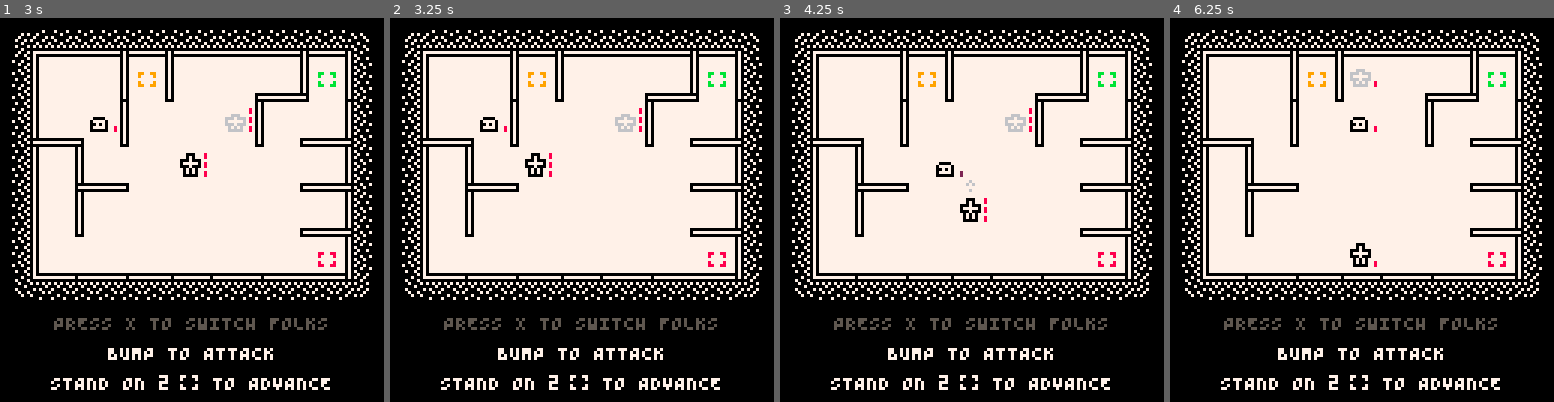
Above: before the commit, frames 1-4 (left to right).
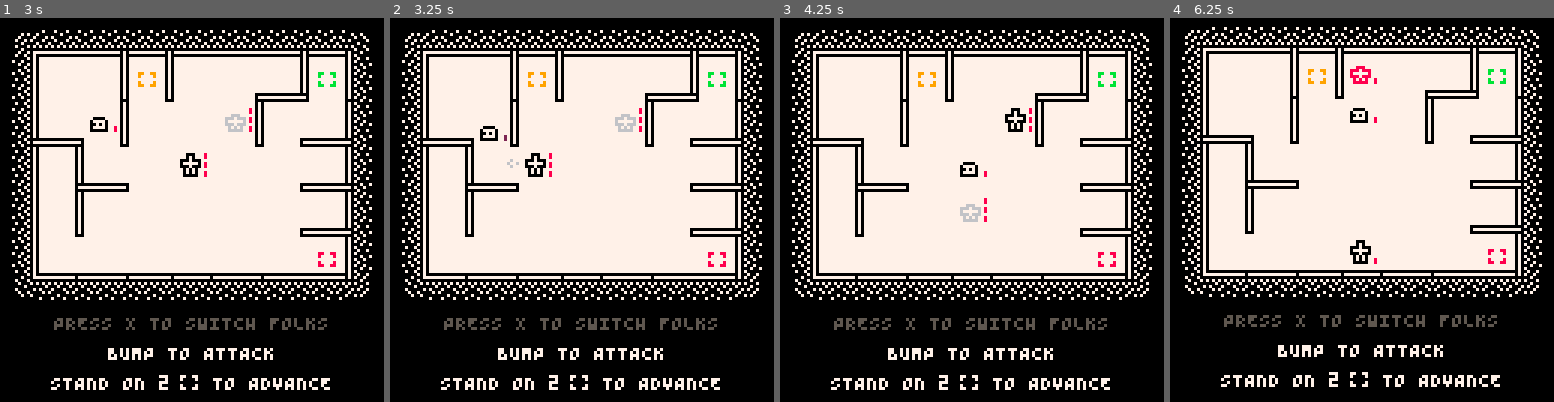
Above: after the commit, the same moments.

Repository: taylordolan/grid-folks
Game: PICO-8 cartridge grid_folks.p8
The game is run twice, just before and just after one commit, with the same random seed, the same clock (stepped at 60 frames per second) and the same inputs.
Inputs:
- Up to frame 1 (3 s): tap X (X key) at 0.33, 1.07, 1.85, 2.97 s; tap O (Z key) at 0.7, 1.7, 2.1, 2.5, 2.9 s; hold Right 1.6-2.1 s; hold Up 2.15-2.42 s; hold Right from 2.47 s (still down)
- Up to frame 2 (3.25 s): release Right at 3.03 s; hold Left from 3.08 s (still down)
- Up to frame 3 (4.25 s): tap O (Z key) at 3.3, 3.7, 4.1 s; release Left at 3.58 s; hold Down 3.63-3.97 s; hold Right from 4.02 s (still down); tap X (X key) at 4.08 s
- Up to frame 4 (6.25 s): tap O (Z key) every 0.4 s from 4.5 to 6.1 s; release Right at 4.68 s; hold Up 4.73-5.03 s; hold Left 5.08-5.68 s; tap X (X key) at 5.2 s; hold Down 5.73-6.03 s; hold Right from 6.08 s (still down)

Frame 1 is identical in both runs. In frame 2, 0.2% of the frame differs, in the area x 23-34%, y 25-40%; in frame 3, 0.7%; in frame 4, 17%, in the area x 3-97%, y 2-97%.

Commit message:
wip trails for dash enemies

Diff:
--- a/grid_folks.p8
+++ b/grid_folks.p8
@@ -17,8 +17,8 @@
 -- [x] make it clearer that buttons get charged when an enemy steps on them
 -- [x] make it clearer that buttons need to be charged in order to heal
 -- [x] smooth out animations on new_num_effect and new_charge
+-- [ ] maybe dash enemies should leave a visual trail
 -- [ ] flash threatened health
--- [ ] maybe dash enemies should leave a visual trail
 -- [ ] make a clearer animation for when timid enemies wait
 -- [ ] optimize pathfinding/movement
 -- [ ] report cpu and framerate in debug mode
@@ -274,7 +274,8 @@
 function shake(dir)
   local a = {0,0}
   local b = {-dir[1],-dir[2]}
-  shakes = {a,a,b,b,b,b,a}
+  local c = {-dir[1]*2,-dir[2]*2}
+  shakes = {a,a,c,c,b,b,a}
 end
 
 function trim(_a)
@@ -481,7 +482,7 @@
 				local _half = {(_here[1] + _next[1]) / 2, _here[2]-4}
 				set_tile(self, next_tile)
 				ani_to(self, {_half, _next}, ani_frames/2, 0)
-				delay = ani_frames * 1.5
+				delay = ani_frames
 				sfx(sounds.jump, 3)
 				p_turn = false
 
@@ -496,7 +497,7 @@
           end
 					new_shot(self, direction)
 					sfx(sounds.shoot, 3)
-					delay = ani_frames * 1.5
+					delay = ani_frames
 					p_turn = false
 
 				-- otherwise, if there's an enemy in the destination, hit it
@@ -506,14 +507,14 @@
 					local here = pos_pix(tile(self))
 					local bump = {here[1] + direction[1] * 4, here[2] + direction[2] * 4}
 					ani_to(self, {bump, here}, ani_frames/2, 0)
-					delay = ani_frames * 1.5
+					delay = ani_frames
 					p_turn = false
 
 				-- otherwise, move to the destination
 				else
 					set_tile(self, next_tile)
 					ani_to(self, {pos_pix(next_tile)}, ani_frames, 0)
-					delay = ani_frames * 1.5
+					delay = ani_frames
 					p_turn = false
 				end
 			end
@@ -722,7 +723,7 @@
       local here = pos_pix(tile(self))
       local bump = {here[1] + direction[1] * 4, here[2] + direction[2] * 4}
       ani_to(self, {bump, here}, ani_frames/2, 2)
-      delay = ani_frames * 1.5
+      delay = ani_frames
       sfx(sounds.enemy_bump, 3)
     end
   end
@@ -731,7 +732,7 @@
     if self.step then
       set_tile(self, self.step)
       ani_to(self, {pos_pix(self.step)}, ani_frames, 0)
-      delay = ani_frames * 1.5
+      delay = ani_frames
     end
   end
 
@@ -863,9 +864,22 @@
     if self.target then
       hit_target(self.target, 1, self.dir)
       local _t = tile(self.target)
+      local _n = tile(self)
+      local _tiles = {_n}
+      while true do
+        _n = add_pairs(_n,self.dir)
+        if pair_equal(_n,_t) then
+          break
+        end
+        add(_tiles, _n)
+        printh(#_tiles)
+      end
+      for i=1, #_tiles do
+        new_pop(pos_pix(_tiles[i]),1,i*8,false)
+      end
       set_tile(self, _t)
       ani_to(self, {pos_pix(_t)}, ani_frames, 0)
-      delay = ani_frames * 1.5
+      delay = ani_frames
       sfx(sounds.enemy_bump, 3)
       self.health = 0
     end
@@ -883,7 +897,7 @@
       set_tile(new_e_baby(), tile(self))
       set_tile(self, self.step)
       ani_to(self, {pos_pix(self.step)}, ani_frames, 0)
-      delay = ani_frames * 1.5
+      delay = ani_frames
       self.stunned = true
     end
   end
@@ -895,7 +909,7 @@
       local here = pos_pix(tile(self))
       local bump = {here[1] + direction[1] * 4, here[2] + direction[2] * 4}
       ani_to(self, {bump, here}, ani_frames/2, 2)
-      delay = ani_frames * 1.5
+      delay = ani_frames
       sfx(sounds.enemy_bump, 3)
       self.stunned = true
     end
@@ -1004,7 +1018,7 @@
     if self.step then
       set_tile(self, self.step)
       ani_to(self, {pos_pix(self.step)}, ani_frames, 0)
-      delay = ani_frames * 1.5
+      delay = ani_frames
 
       local grow_enemies = {}
       for next in all(enemies) do
@@ -1468,22 +1482,31 @@
 	return new_num_effect
 end
 
-function new_pop(s)
-
-  function new_particle(s)
-    local v_x = {.125,-.125,.5,-.5}
+
+function new_pop(screen, count, frames, move)
+  local _count = count or 8
+  local _frames = frames or 16
+  local _move = _move
+  if move == false then
+    _move = false
+  else
+    _move = true
+  end
+  function new_particle(screen, frames, move)
+    local v_x = move and {.125,-.125,.5,-.5} or {0}
     local v_y = copy(v_x)
     shuff(v_x)
     shuff(v_y)
-    local _p = {
-      s_x = s[1],
-      s_y = s[2],
+    local particle = {
+      s_x = screen[1],
+      s_y = screen[2],
       v_x = v_x[1],
       v_y = v_y[1],
-      frames = 18,
+      max_frames = frames,
+      frames = frames,
       draw = function(self)
         local sprite = 005
-        if self.frames < 6 then
+        if self.frames < self.max_frames / 3 then
           sprite = 006
         end
         palt(015,true)
@@ -1497,10 +1520,10 @@
         pal()
       end
     }
-    add(particles,_p)
-  end
-  for i=1, 8 do
-    new_particle(s)
+    add(particles, particle)
+  end
+  for i=1, _count do
+    new_particle(screen, _frames, _move)
   end
 end
 
